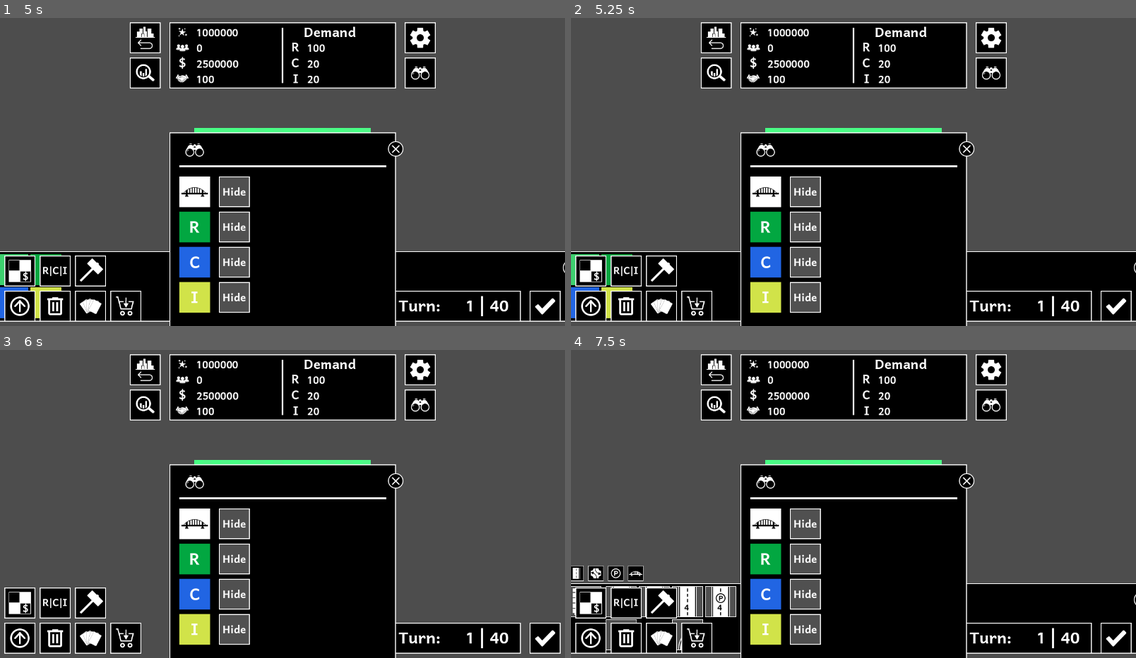
Above: before the commit, frames 1-4 (two rows, left to right).
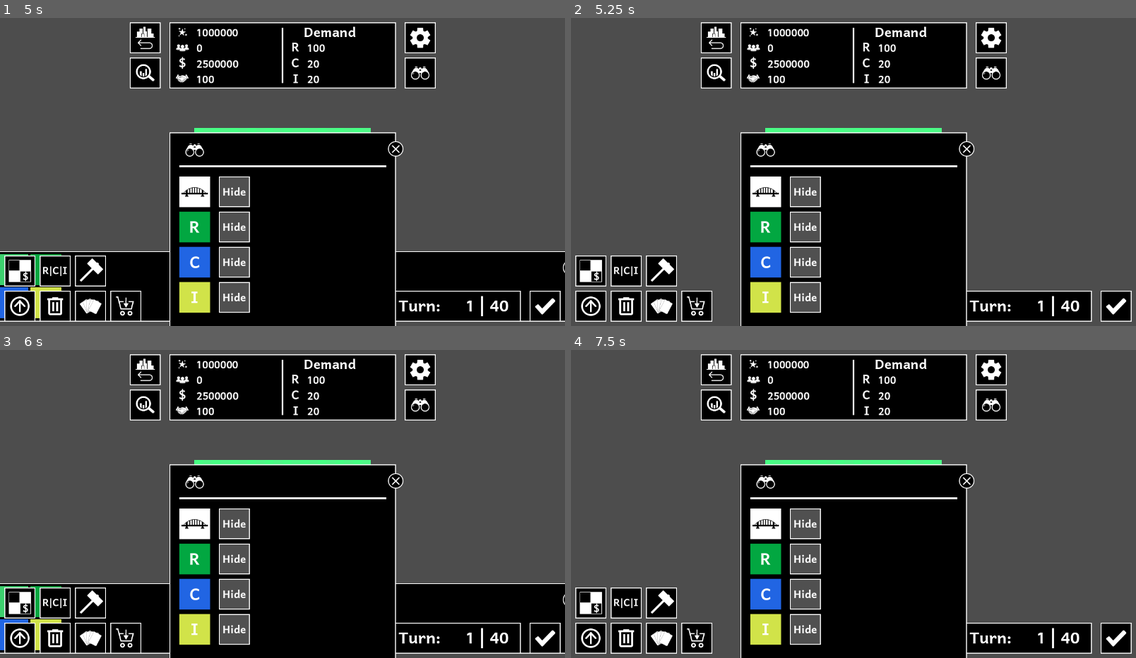
Above: after the commit, the same moments.

Repository: EricBroyles/TheCityPlannersDuelPrototype
Game: Godot game, scene res://Scenes/ChallengeGame.tscn
Same seed, same stepped clock (60 frames per second), same inputs: the game is played once before the commit and once after it. The project has no main scene, so this scene is started directly.
Inputs (mouse positions are in pixels of both pictures, inside the frame that each line leads up to):
- Up to frame 1 (5 s): click (22, 270) at 0.5 s; click (22, 307) at 1.25 s; click (146, 36) at 2 s; click (146, 73) at 2.75 s; click (418, 73) at 3.5 s; click (56, 270) at 4.25 s
- Up to frame 2 (5.25 s): click (582, 270) at 5 s
- Up to frame 3 (6 s): click (45, 602) at 5.77 s
- Up to frame 4 (7.5 s): click (661, 602) at 6.5 s; click (587, 602) at 7.25 s

Frame 1 is identical in both runs. In frame 2, 7.1% of the frame differs, in the area x 0-100%, y 75-99%; in frame 3, 7.1%; in frame 4, 6.8%.

Commit message:
upgrade, delete, lightly tested this, fix UI sequence for opening and closing menus and selecting placer, added mouse selectors

Diff:
--- /dev/null
+++ b/Assets - User Interface/Icons/Small Icon W Border _ Circle Up Arrow.svg
@@ -0,0 +1,4 @@
+<svg width="50" height="50" viewBox="0 0 50 50" fill="none" xmlns="http://www.w3.org/2000/svg">
+<rect width="50" height="50" fill="black"/>
+<path d="M35.8333 25L25 13.3333M25 13.3333L14.1667 25M25 13.3333V36.6667M45 25C45 36.0457 36.0457 45 25 45C13.9543 45 5 36.0457 5 25C5 13.9543 13.9543 5 25 5C36.0457 5 45 13.9543 45 25Z" stroke="white" stroke-width="4" stroke-linecap="round" stroke-linejoin="round"/>
+</svg>
--- /dev/null
+++ b/Assets - User Interface/Icons/Small Icon W Border _ Trashcan.svg
@@ -0,0 +1,4 @@
+<svg width="50" height="50" viewBox="0 0 50 50" fill="none" xmlns="http://www.w3.org/2000/svg">
+<rect width="50" height="50" fill="black"/>
+<path d="M36.25 45.8649C37.4875 45.8649 38.5469 45.4203 39.4281 44.5311C40.3094 43.6419 40.75 42.573 40.75 41.3243V11.8108H43V7.27027H31.75V5H18.25V7.27027H7V11.8108H9.25V41.3243C9.25 42.573 9.69062 43.6419 10.5719 44.5311C11.4531 45.4203 12.5125 45.8649 13.75 45.8649H36.25ZM13.75 11.8108H36.25V41.3243H13.75V11.8108ZM31.75 36.7838H27.25V16.3514H31.75V36.7838ZM22.75 36.7838H18.25V16.3514H22.75V36.7838Z" fill="white"/>
+</svg>
--- a/Scenes/ChallengeGame.tscn
+++ b/Scenes/ChallengeGame.tscn
@@ -10,8 +10,8 @@
 [ext_resource type="Script" path="res://Scripts/GameboardPlacer.gd" id="7_vosyi"]
 [ext_resource type="Script" path="res://Scripts/GameboardSelector.gd" id="8_1b3mj"]
 [ext_resource type="Texture2D" uid="uid://belqafb4kclu6" path="res://Assets - User Interface/Icons/Icon W Border _ Dollar Sign.svg" id="10_2lmyt"]
-[ext_resource type="Texture2D" uid="uid://di7u7hy3oubr1" path="res://Assets - User Interface/Icons/Icon W Border _ Circle Up Arrow.svg" id="11_qge2b"]
-[ext_resource type="Texture2D" uid="uid://63gfe5i8ygjm" path="res://Assets - User Interface/Icons/Icon W Border _ Trashcan.svg" id="12_nm3yb"]
+[ext_resource type="Texture2D" uid="uid://dvm57dbs7ep83" path="res://Assets - User Interface/Icons/Small Icon W Border _ Circle Up Arrow.svg" id="11_idkw4"]
+[ext_resource type="Texture2D" uid="uid://ph3258hefewn" path="res://Assets - User Interface/Icons/Small Icon W Border _ Trashcan.svg" id="12_32htb"]
 
 [node name="ChallengeGame" type="Node2D"]
 script = ExtResource("1_y5k1y")
@@ -63,8 +63,8 @@
 
 [node name="UpgradeOption" type="Sprite2D" parent="Gameboard/Placer/Selector"]
 unique_name_in_owner = true
-texture = ExtResource("11_qge2b")
+texture = ExtResource("11_idkw4")
 
 [node name="DeleteOption" type="Sprite2D" parent="Gameboard/Placer/Selector"]
 unique_name_in_owner = true
-texture = ExtResource("12_nm3yb")
+texture = ExtResource("12_32htb")
--- a/Scripts/Gameboard Items/Road4Lane.gd
+++ b/Scripts/Gameboard Items/Road4Lane.gd
@@ -39,12 +39,22 @@
 	if is_parking: money_cost += GameConstants.MONEY_TO_UPKEEP_PARKING_SPOT_PER_TURN * get_amount_of_parking_spots()
 	return money_cost
 
+func get_money_delete_cost() -> int:
+	return get_money_buy_cost() * .1
+
 func get_amount_of_parking_spots() -> int:
 	var amount: int = 0
 	if left_parking_active: amount += 2
 	if right_parking_active: amount += 2
 	return amount
 
+func can_delete() -> bool:
+	if GameData.money >= get_money_delete_cost(): return true
+	return false
+
+func delete_from(gameboard: Gameboard):
+	super(gameboard)
+	GameData.money -= get_money_delete_cost()
 
 
 
--- a/Scripts/Gameboard.gd
+++ b/Scripts/Gameboard.gd
@@ -168,9 +168,12 @@
 #assumes that components position pointer is at their center
 #sets the position of the component to the proper location to keep it snaped to boxes
 func snap_to_boxes(requested_position: Vector2, component: GameboardComponent) -> Vector2:
-	var requested_top_left_position: Vector2 = requested_position - component.get_oriented_size()/2
+	return snap_size_to_boxes(requested_position, component.get_oriented_size())
+
+func snap_size_to_boxes(requested_position: Vector2, size: Vector2) -> Vector2:
+	var requested_top_left_position: Vector2 = requested_position - size/2
 	var new_top_left_position: Vector2 = round(requested_top_left_position / GameConstants.GAMEBOARD_TILE_SIZE) * GameConstants.GAMEBOARD_TILE_SIZE
-	var snapped_position: Vector2 = new_top_left_position + component.get_oriented_size()/2
+	var snapped_position: Vector2 = new_top_left_position + size/2
 	return round(snapped_position)
 
 
--- a/Scripts/GameboardItem.gd
+++ b/Scripts/GameboardItem.gd
@@ -4,8 +4,8 @@
 
 var size: Vector2 #the size to begin with
 var elevation: float #Elevation: 0 base, .5 (halfway), 1 (up a level)
-var level: float #Levels: 0 means that it does not have levels, otherwise starts at level 1
-var max_level: float
+var level: int #Levels: 0 means that it does not have levels, otherwise starts at level 1
+var max_level: int
 
 var orientation: Dictionary = {"x_dir": GameConstants.X_DIR, "y_dir": GameConstants.Y_DIR}
 var error_layer_color = GameConstants.GAMEBOARD_ITEM_ERROR_LAYER
@@ -23,6 +23,29 @@
 
 	## more to be added
 
+#my elevation is 0 then I share an elevation with between 0 and .5 (the ramp is .5)
+#my elevation is .5 then I share an elevation with between 0 1
+#my elevation is 1 then I share an elevation with between .5 and 1
+#and so on
+func shares_elevation_with(other_item: GameboardItem) -> bool:
+	var min_elevation = min(elevation, other_item.elevation)
+	var max_elevation = max(elevation, other_item.elevation)
+
+	# They share elevation if their difference is 0.5 or less
+	return (max_elevation - min_elevation) <= 0.5
+
+func can_upgrade() -> bool:
+	if self.max_level == 0: return false
+	return true
+
+func upgrade():
+	return
+
+func can_delete() -> bool:
+	return true
+
+func delete_from(gameboard: Gameboard):
+	gameboard.remove_from_boxes(self)
 
 ## ---- Transform ----
 func rotate_90_cw(times: int = 1):
--- a/Scripts/GameboardPlacer.gd
+++ b/Scripts/GameboardPlacer.gd
@@ -132,7 +132,6 @@
 				_: push_error("Unknown placer action: ", action, "  with mode: ", mode)
 
 		GameConstants.MODES.BUY_LAND:
-			#Buy Land
 			match action:
 				ACTIONS.START:
 					selector.open_buy_land_selector()
@@ -164,31 +163,53 @@
 				_: push_error("Unknown placer action: ", action, "  with mode: ", mode)
 
 		GameConstants.MODES.UPGRADE:
-			pass
-			#Buy Land
-			#match action:
-				#ACTIONS.START:
-					#selector.open_upgrade_selector()
-				#ACTIONS.END:
-					#selector.close()
-				#ACTIONS.MOVE:
-					#self.position = snap_to_grid(GameData.mouse_position, selector.size)
-				#ACTIONS.CLICK:
-					#pass
-				#_: push_error("Unknown placer action: ", action, "  with mode: ", mode)
+			#check if is an item I can upgrade, can_upgrade
+
+			match action:
+				ACTIONS.START:
+					selector.open_upgrade_selector()
+				ACTIONS.END:
+					selector.close()
+				ACTIONS.MOVE:
+					self.position = GameData.mouse_position
+				ACTIONS.CLICK:
+					## Attempting To UPGRADE the top most GameboardItem (in z)
+					var item_to_upgrade: GameboardItem
+					for hitbox in gameboard.get_hitboxes_at(self.position):
+						var hitbox_owner: Variant = gameboard.get_hitbox_owner(hitbox)
+						if hitbox_owner is GameboardItem and hitbox_owner.can_upgrade():
+							if item_to_upgrade == null or item_to_upgrade.z_index < hitbox_owner.z_index:
+								item_to_upgrade = hitbox_owner as GameboardItem
+
+					if item_to_upgrade != null:
+						item_to_upgrade.upgrade() #I am upgrading a GameboardItem that can upgrade and is at the top z idex of what I clicked on
+
+				_: push_error("Unknown placer action: ", action, "  with mode: ", mode)
+
+
 		GameConstants.MODES.DELETE:
-			pass
-			#Buy Land
-			#match action:
-				#ACTIONS.START:
-					#selector.open_delete_selector()
-				#ACTIONS.END:
-					#selector.close()
-				#ACTIONS.MOVE:
-					#self.position = snap_to_grid(GameData.mouse_position, selector.size)
-				#ACTIONS.CLICK:
-					#pass
-				#_: push_error("Unknown placer action: ", action, "  with mode: ", mode)
+			match action:
+				ACTIONS.START:
+					selector.open_delete_selector()
+				ACTIONS.END:
+					selector.close()
+				ACTIONS.MOVE:
+					self.position = GameData.mouse_position
+				ACTIONS.CLICK:
+					## Attempting To DELETE the top most GameboardItem (in z)
+					var item_to_remove: GameboardItem
+					for hitbox in gameboard.get_hitboxes_at(self.position):
+						var hitbox_owner: Variant = gameboard.get_hitbox_owner(hitbox)
+						if hitbox_owner is GameboardItem and hitbox_owner.can_delete():
+							if item_to_remove == null or item_to_remove.z_index < hitbox_owner.z_index:
+								item_to_remove = hitbox_owner as GameboardItem
+
+					if item_to_remove != null:
+						item_to_remove.delete_from(gameboard) #I am deleting a GameboardItem that can delete and is at the top z idex of what I clicked on
+
+
+				_: push_error("Unknown placer action: ", action, "  with mode: ", mode)
+
 
 		GameConstants.MODES.OWNED_UNZONED:
 			match action:
@@ -369,7 +390,7 @@
 							if GameHelper.is_owned_tile(comp):
 								box_has_owned_tile = true
 
-							if comp is GameboardItem and item.elevation == comp.elevation:
+							if comp is GameboardItem and item.shares_elevation_with(comp):
 								return
 
 						if not box_has_owned_tile: return
--- a/Scripts/GameboardSelector.gd
+++ b/Scripts/GameboardSelector.gd
@@ -1,4 +1,4 @@
-extends Node
+extends Node2D
 
 class_name GameboardSelector
 
@@ -6,8 +6,14 @@
 @onready var upgrade_option = %UpgradeOption
 @onready var delete_option = %DeleteOption
 
+#var upgrade_mouse_texture: Texture2D = preload("res://Assets - User Interface/Icons/Small Icon W Border _ Circle Up Arrow.svg")
+#var delete_mouse_texture: Texture2D = preload("res://Assets - User Interface/Icons/Small Icon W Border _ Trashcan.svg")
+
 var size: Vector2 = Vector2(0,0)
 # this does not need a type, as this is never being added to the gameboard, it is just a UI visulaize tool
+
+func _ready():
+	z_index = 1000
 
 func close():
 	close_all_options()
@@ -24,15 +30,19 @@
 	self.visible = true
 	upgrade_option.visible = true
 	size = upgrade_option.texture.get_size()
+	#Input.set_mouse_mode(Input.MOUSE_MODE_HIDDEN)
+
 
 func open_delete_selector():
 	close_all_options()
 	self.visible = true
 	delete_option.visible = true
 	size = delete_option.texture.get_size()
+	#Input.set_mouse_mode(Input.MOUSE_MODE_HIDDEN)
 
 func close_all_options():
 	buy_land_option.visible = false
 	upgrade_option.visible = false
 	delete_option.visible = false
+	#Input.set_mouse_mode(Input.MOUSE_MODE_VISIBLE)
 	size = Vector2(0,0)
--- a/Scripts/User Interface/BuildPhaseUserInterface.gd
+++ b/Scripts/User Interface/BuildPhaseUserInterface.gd
@@ -157,13 +157,19 @@
 	main_ui.start_simulation_phase()
 
 func _on_buy_land_button_pressed() -> void:
+	close_bottom_menu()
 	standard_toggle_mode(GameConstants.MODES.BUY_LAND)
 
+
 func _on_upgrade_button_pressed() -> void:
+	close_bottom_menu()
 	standard_toggle_mode(GameConstants.MODES.UPGRADE)
 
+
 func _on_delete_button_pressed() -> void:
+	close_bottom_menu()
 	standard_toggle_mode(GameConstants.MODES.DELETE)
+
 
 
 
@@ -310,6 +316,7 @@
 
 func _on_item_placer_x_button_pressed() -> void:
 	close_item_placer_buttons()
+	GameData.gameboard_placer_mode = GameConstants.MODES.MOUSE_POINTER
 
 
 ## Open Market Menu
@@ -515,4 +522,4 @@
 
 func close_item_placer_buttons():
 	item_placer_buttons.visible = false
-	GameData.gameboard_placer_mode = GameConstants.MODES.MOUSE_POINTER
+	#GameData.gameboard_placer_mode = GameConstants.MODES.MOUSE_POINTER
Not shown, added: Assets - User Interface/Icons/Small Icon W Border _ Circle Up Arrow.svg.import
Not shown, added: Assets - User Interface/Icons/Small Icon W Border _ Trashcan.svg.import
